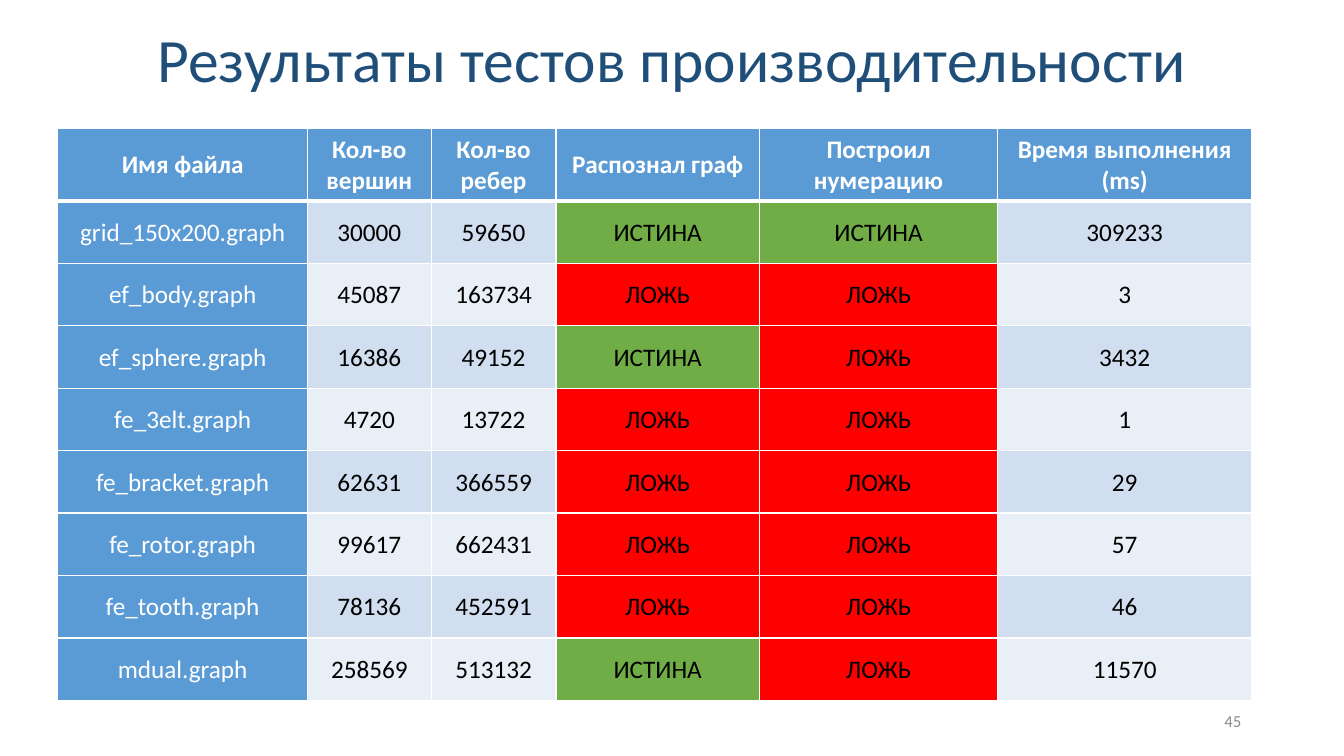
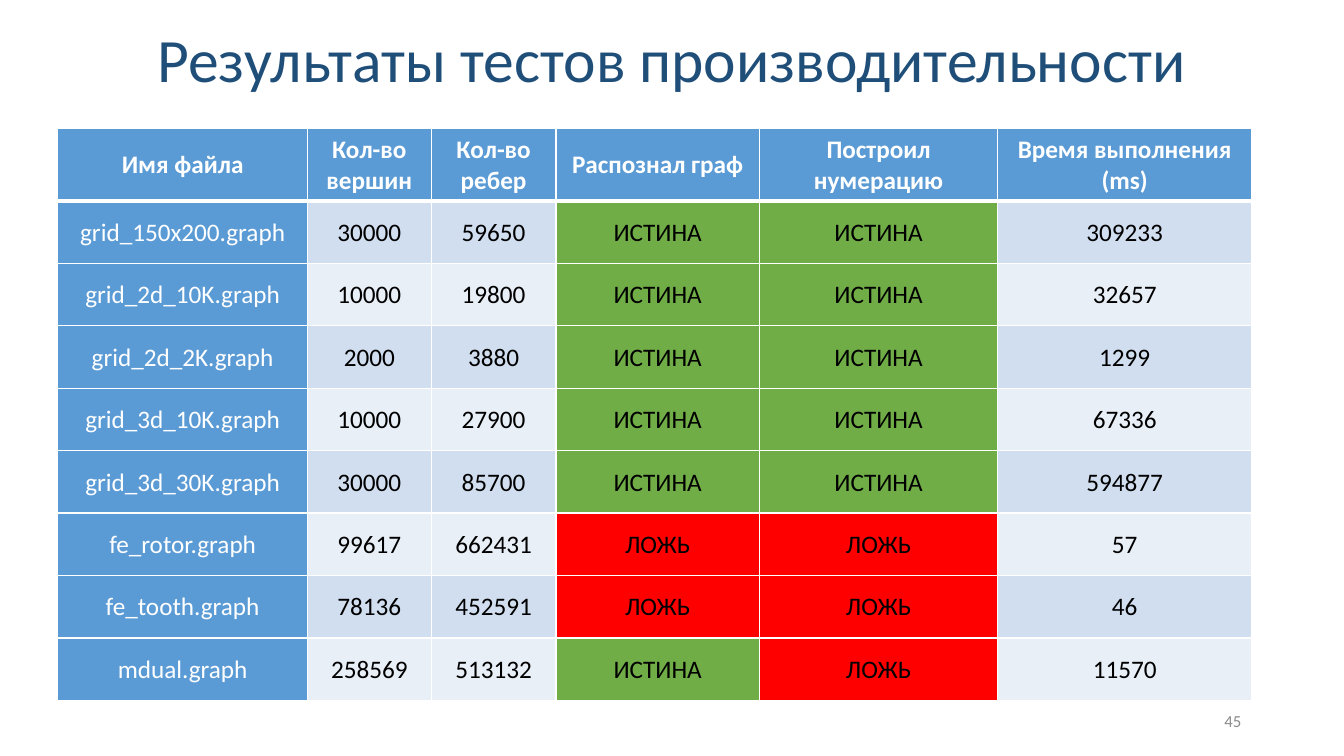
Before and after one commit to Linserous/NumericalGridGeneration, a slide deck: slide 45 of docs/Презентация v0.9.pptx. Drawn at 1344x756 pixels with LibreOffice and Linux fonts; fonts in the diff are those of the drawing. Boxes give left, top, right and bottom in pixels: in the first picture for what was removed or moved away, otherwise in the second. Text is boxed around its words. In the diff, an @@ line names an element or a change of style, - is before the commit and + after.

```diff
--- a/docs/Презентация v0.9.pptx
+++ b/docs/Презентация v0.9.pptx
@@ table at (x1=57, y1=129, x2=1253, y2=701) @@
-row 3: ef_body.graph | 45087 | 163734 | ЛОЖЬ | ЛОЖЬ | 3
+row 3: grid_2d_10K.graph | 10000 | 19800 | ИСТИНА | ИСТИНА | 32657
-row 4: ef_sphere.graph | 16386 | 49152 | ИСТИНА | ЛОЖЬ | 3432
+row 4: grid_2d_2K.graph | 2000 | 3880 | ИСТИНА | ИСТИНА | 1299
-row 5: fe_3elt.graph | 4720 | 13722 | ЛОЖЬ | ЛОЖЬ | 1
+row 5: grid_3d_10K.graph | 10000 | 27900 | ИСТИНА | ИСТИНА | 67336
-row 6: fe_bracket.graph | 62631 | 366559 | ЛОЖЬ | ЛОЖЬ | 29
+row 6: grid_3d_30K.graph | 30000 | 85700 | ИСТИНА | ИСТИНА | 594877
@@ fill #FF0000 to #70AD47 in 7 cells @@
```
Also in this commit, not shown: 1 other slide changed, 1 slide added, 6 other files.
